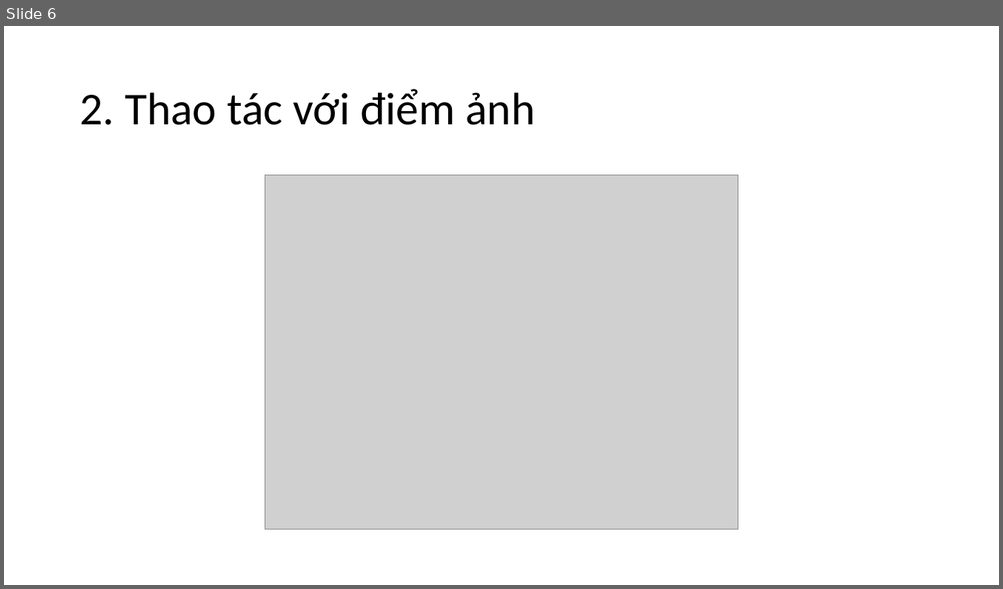
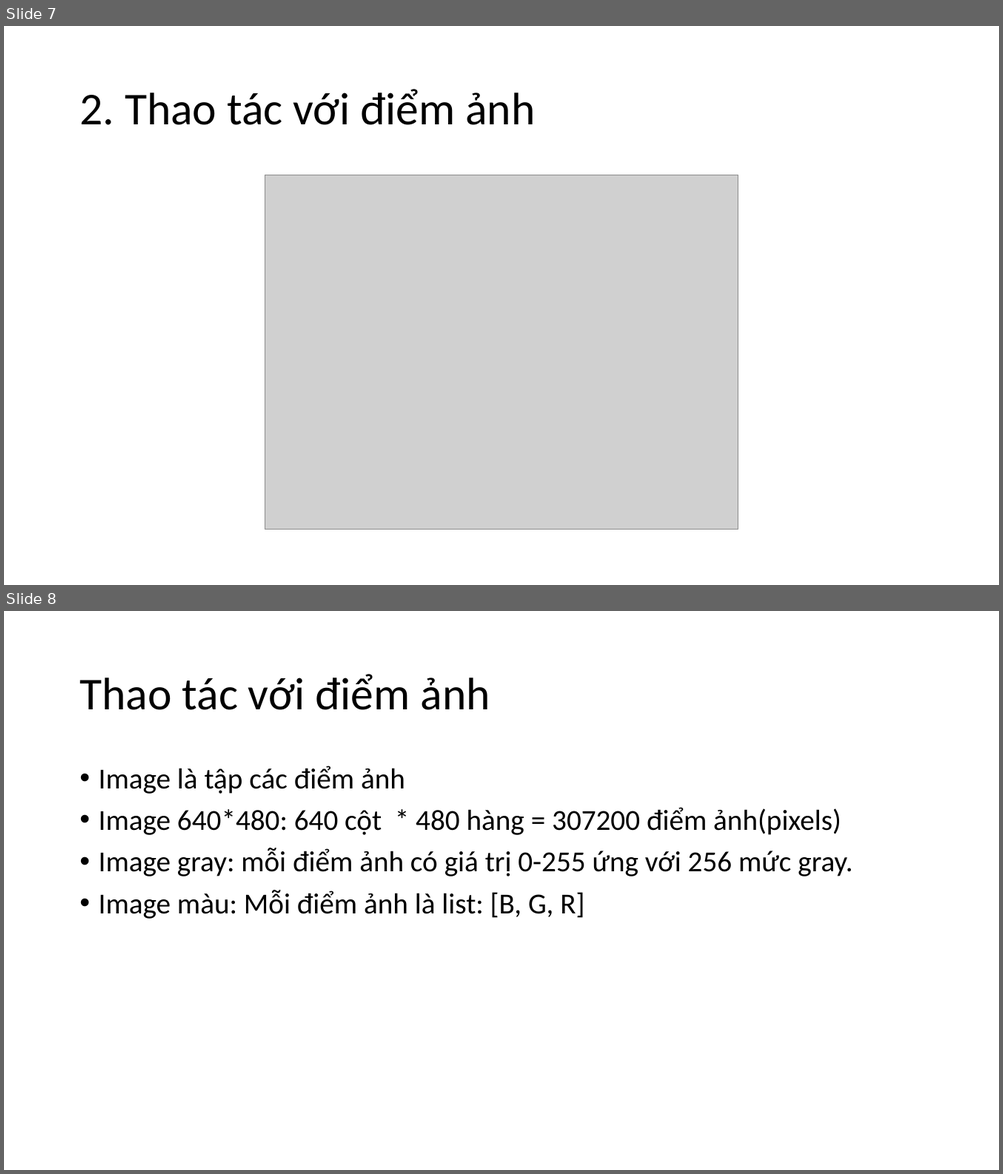
Before and after one commit to levinhhoang16/PyOpenCVCourse, a slide deck: Lecture/OpenCVCoban.pptx. Shown one above the other, each under a label of ours: slide 6 before the commit, slides 7 and 8 after it. The pictures are 1003x589 and 1003x1174 pixels, drawn with LibreOffice and Linux fonts; fonts in the diff are those of the drawing; grey boxes stand for pictures. Boxes give left, top, right and bottom in pixels: in the first picture for what was removed or moved away, otherwise in the second. Text is boxed around its words. In the diff, an @@ line names an element or a change of style, - is before the commit and + after.

```diff
--- a/Lecture/OpenCVCoban.pptx
+++ b/Lecture/OpenCVCoban.pptx
@@ slide 8 added at [4,611,999,1170], background #FFFFFF @@
@@ title added at [79,674,490,710], 44 pt, text #000000 @@
+Thao tác với điểm ảnh
@@ text added at [99,766,852,919], 28 pt, text #000000 @@
+• Image là tập các điểm ảnh
+• Image 640*480: 640 cột * 480 hàng = 307200 điểm ảnh(pixels)
+• Image gray: mỗi điểm ảnh có giá trị 0-255 ứng với 256 mức gray.
+• Image màu: Mỗi điểm ảnh là list: [B, G, R]
@@ what was slide 6 is now slide 7 @@
```
Also in this commit, not shown: 2 slides changed, 8 other slides added, 1 other file.
